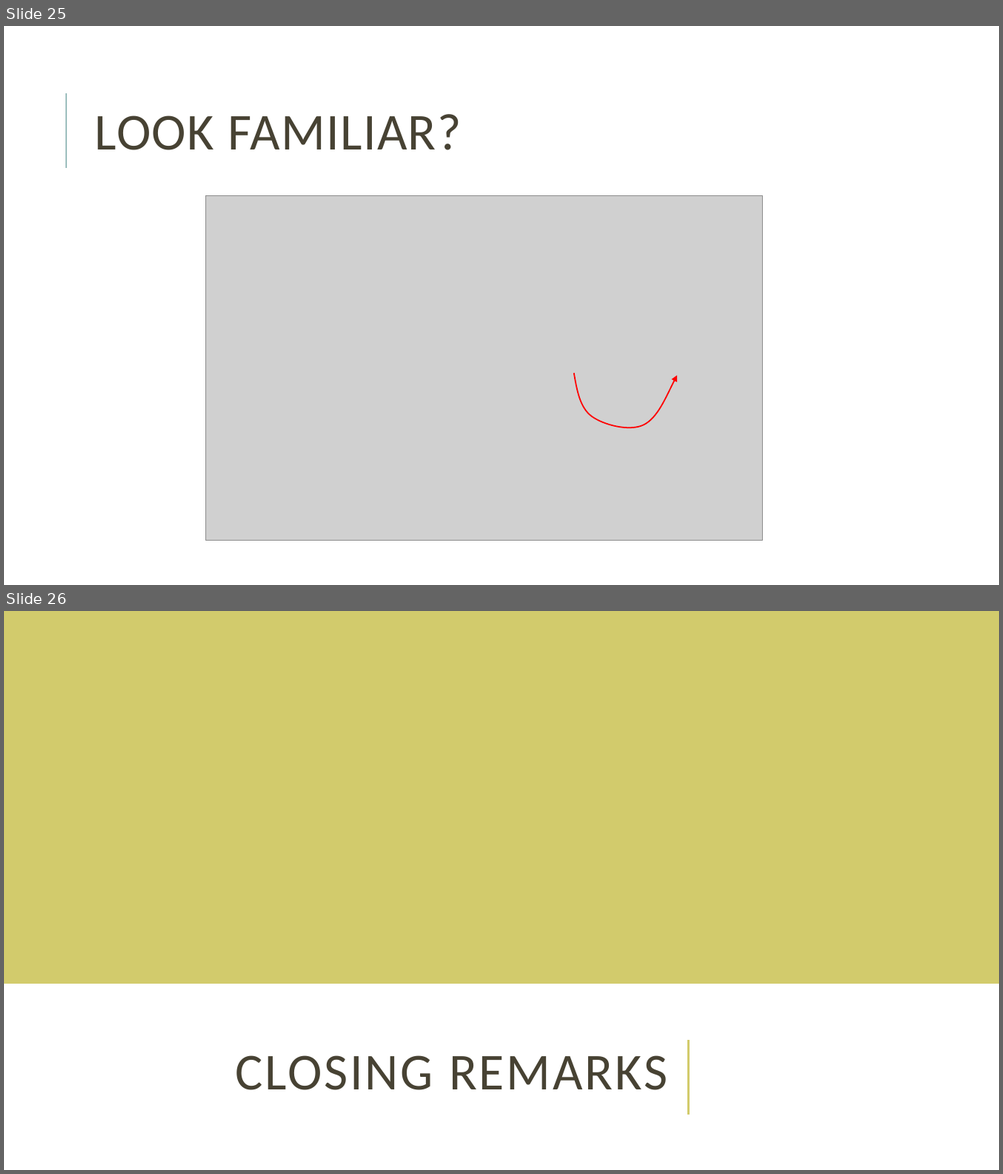
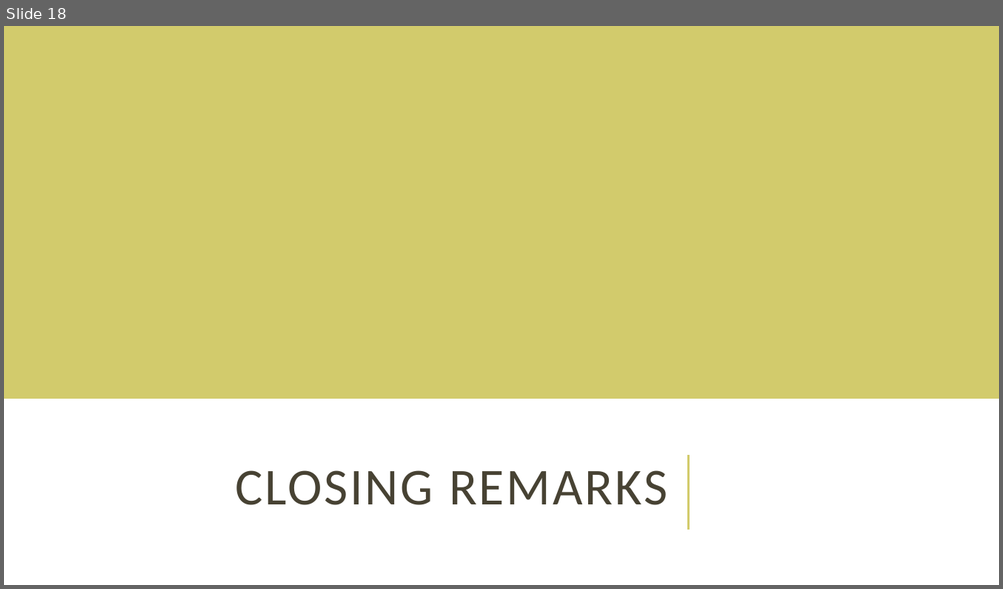
Before and after one commit to ef4s/RoughVol, a slide deck: Volatility Is Rough.pptx. Shown one above the other, each under a label of ours: slides 25 and 26 before the commit, slide 18 after it. The pictures are 1003x1174 and 1003x589 pixels, drawn with LibreOffice and Linux fonts; fonts in the diff are those of the drawing; grey boxes stand for pictures. Boxes give left, top, right and bottom in pixels: in the first picture for what was removed or moved away, otherwise in the second. Text is boxed around its words. In the diff, an @@ line names an element or a change of style, - is before the commit and + after.

```diff
--- a/Volatility Is Rough.pptx
+++ b/Volatility Is Rough.pptx
@@ slide 25 removed at (4,26,999,585), background #FFFFFF @@
@@ line removed from (66, 168) to (66, 93) @@
@@ title removed at (95,114,461,150) @@
-LOOK FAMILIAR?
@@ picture removed at (206,196,762,541) @@
@@ freeform shape removed at (574,374,677,428) @@
@@ what was slide 26 is now slide 18 @@
```
Also in this commit, not shown: 8 slides changed, 5 slides added, 13 other slides removed, 7 other files.
